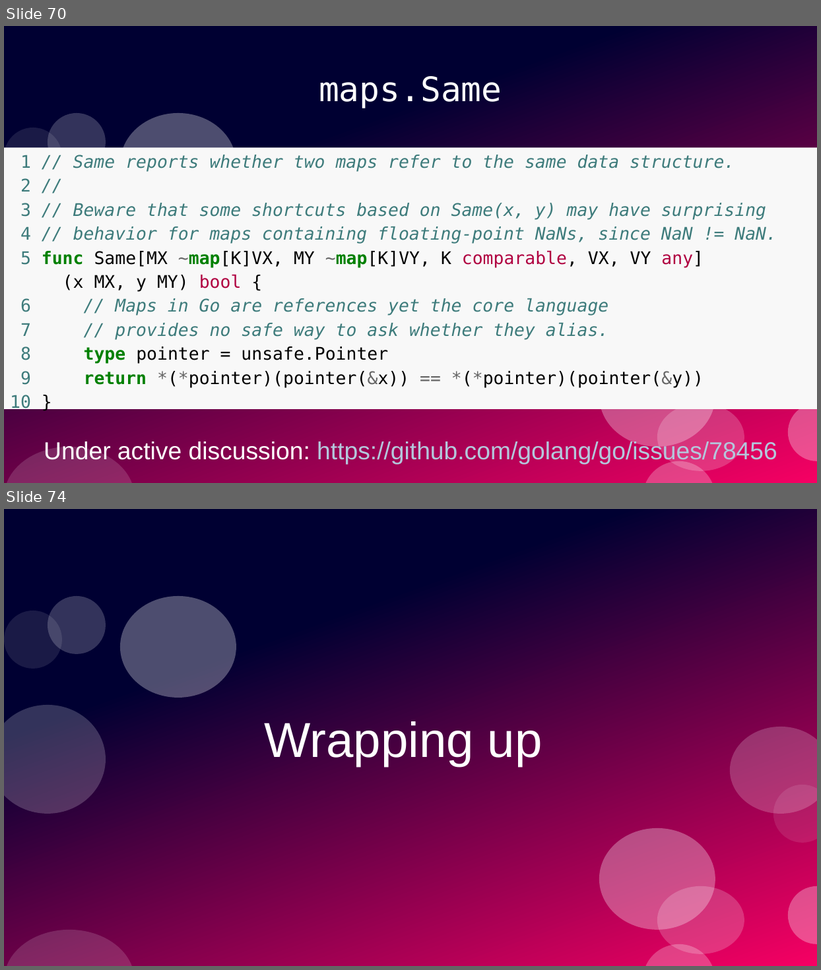
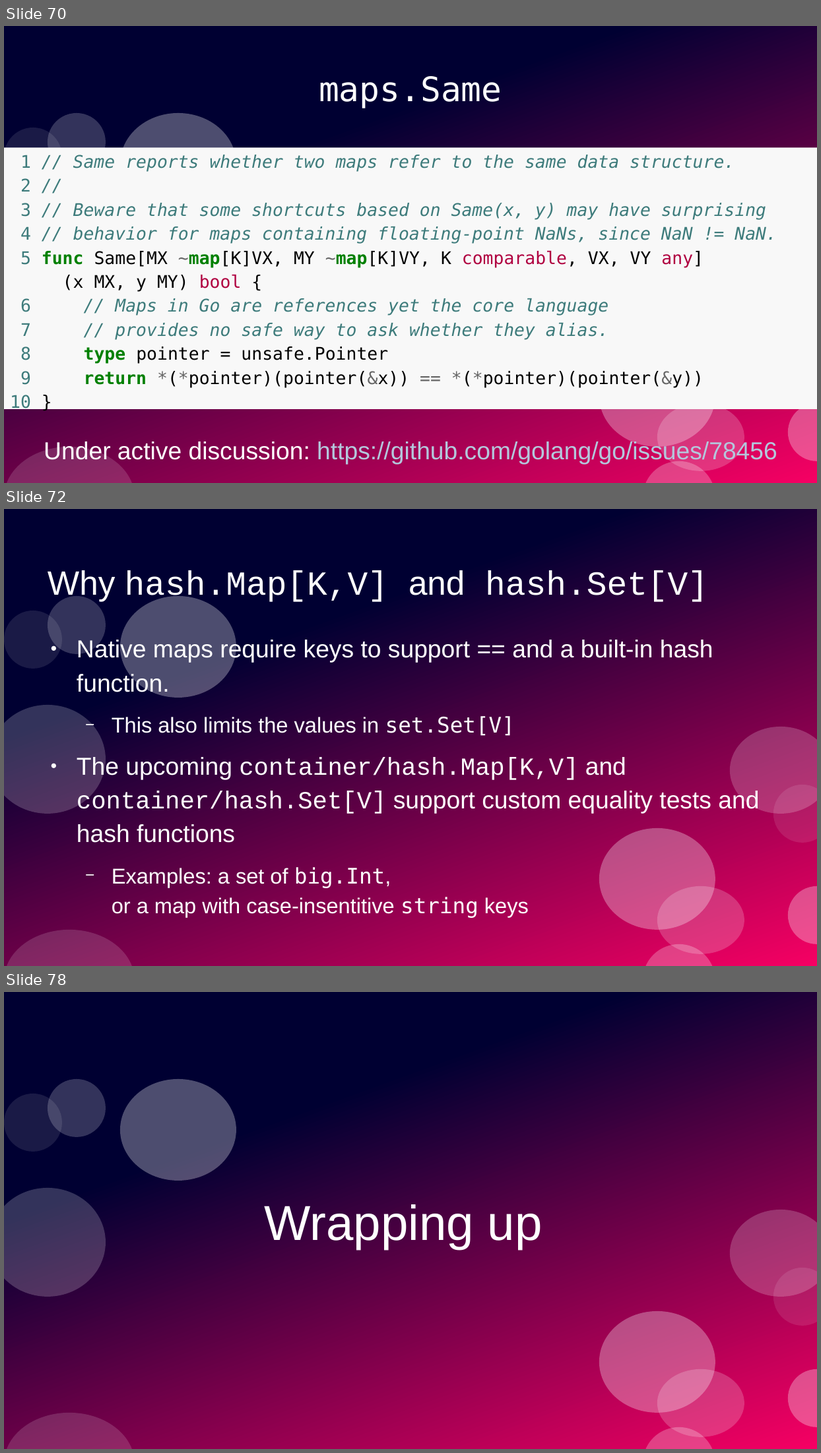
Before and after one commit to ramalho/sets-in-go, a slide deck: sets-in-go.odp. Shown one above the other, each under a label of ours: slides 70 and 74 before the commit, slides 70, 72 and 78 after it; the slides between them are not shown. The pictures are 821x970 and 821x1453 pixels, drawn with LibreOffice and Linux fonts; fonts in the diff are those of the drawing. Boxes give left, top, right and bottom in pixels: in the first picture for what was removed or moved away, otherwise in the second. Text is boxed around its words. In the diff, an @@ line names an element or a change of style, - is before the commit and + after.

```diff
--- a/sets-in-go.odp
+++ b/sets-in-go.odp
@@ slide 72 added at <box>4,509,817,966</box>, background #FFFFFF; not listed: 12 template elements that a slide beside it also shows @@
@@ title added at <box>48,570,708,605</box>, 33 pt, text #FFFFFF @@
+Why hash.Map[K,V] and hash.Set[V]
@@ text added at <box>77,638,759,918</box>, 24 pt, text #FFFFFF @@
+● Native maps require keys to support == and a built-in hash function.
+  − This also limits the values in set.Set[V]
+● The upcoming container/hash.Map[K,V] and container/hash.Set[V] support custom equality tests and hash functions
+  − Examples: a set of big.Int,
+    or a map with case-insentitive string keys
@@ what was slide 74 is now slide 78 @@
```
Also in this commit, not shown: 8 slides changed, 3 other slides added, 4 other files.
